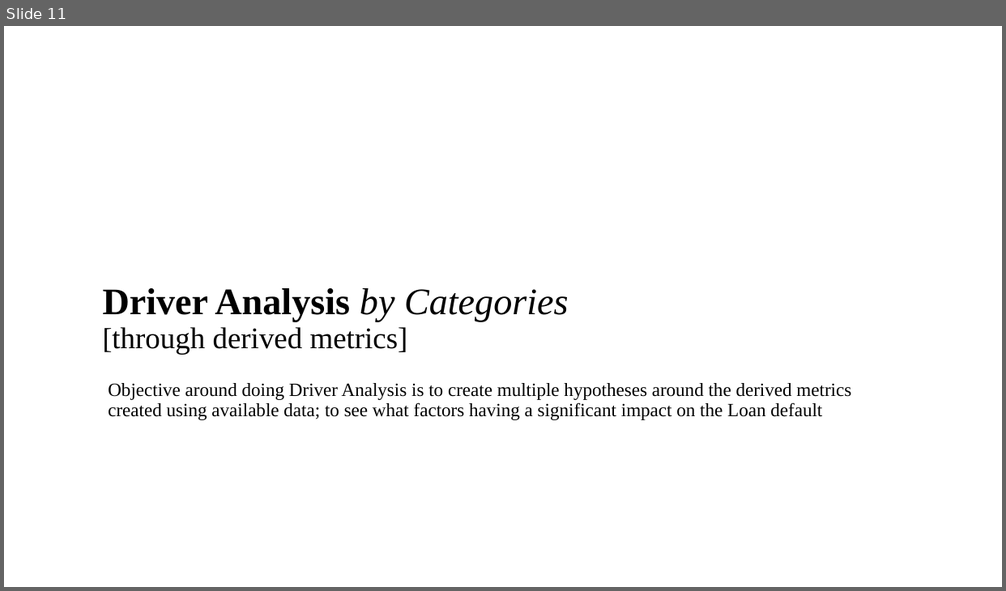
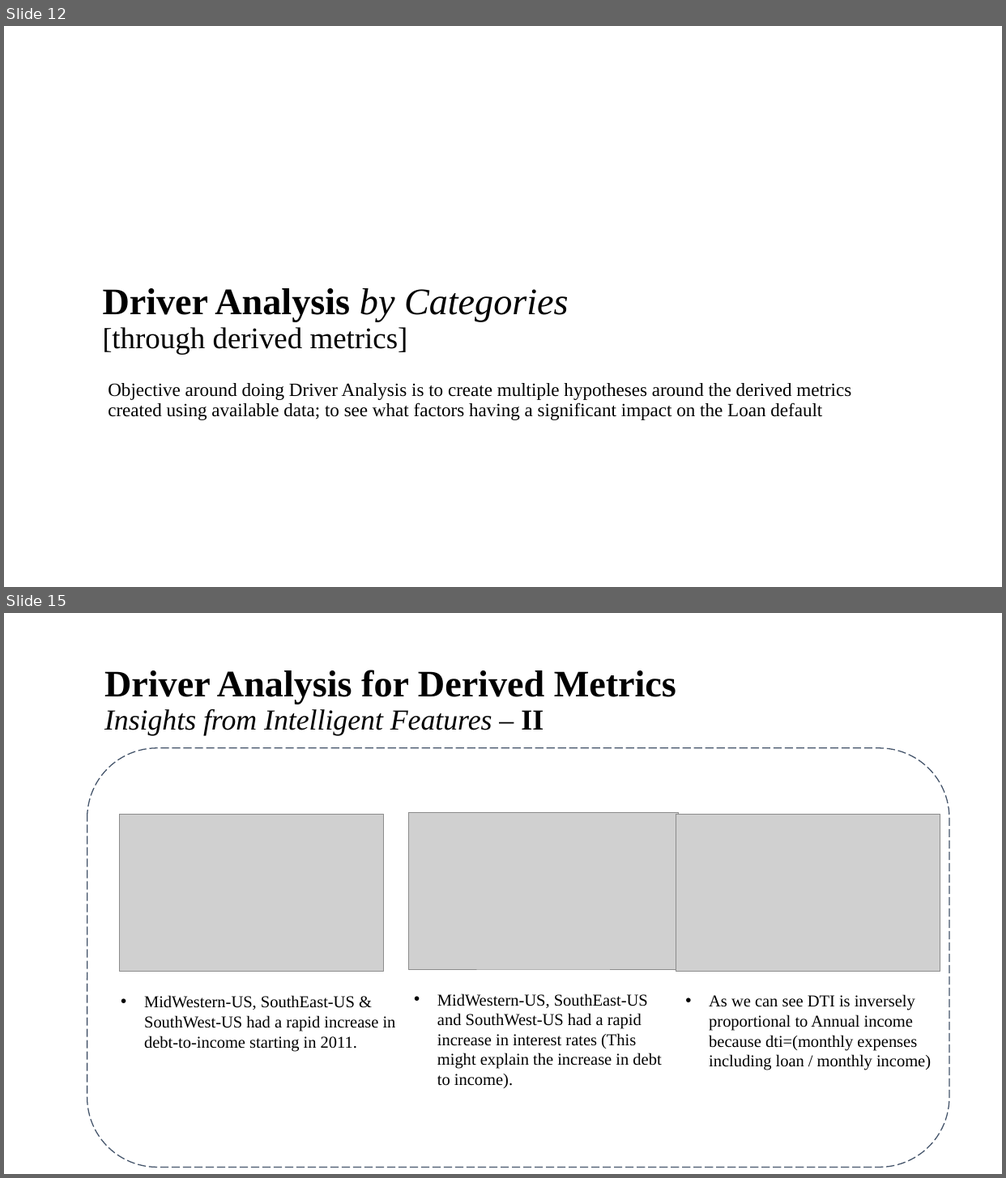
Before and after one commit to brijesh1100/P2-Gramener-Case-Study, a slide deck: Gramener_Case_Study_Presentation_SS.pptx. Shown one above the other, each under a label of ours: slide 11 before the commit, slides 12 and 15 after it; the slides between them are not shown. The pictures are 1006x591 and 1006x1178 pixels, drawn with LibreOffice and Linux fonts; fonts in the diff are those of the drawing; grey boxes stand for pictures; background and template pictures are left out. Boxes give left, top, right and bottom in pixels: in the first picture for what was removed or moved away, otherwise in the second. Text is boxed around its words. In the diff, an @@ line names an element or a change of style, - is before the commit and + after.

```diff
--- a/Gramener_Case_Study_Presentation_SS.pptx
+++ b/Gramener_Case_Study_Presentation_SS.pptx
@@ slide 15 added at (4,613,1002,1174), background #FFFFFF @@
@@ title added at (104,670,676,736), 27.9 pt, text #000000, bold @@
+Driver Analysis for Derived Metrics
+Insights from Intelligent Features – II
@@ rounded rectangle added at (87,748,949,1168), outline #44546A 1 pt dashed @@
@@ picture added at (119,815,384,972) @@
@@ picture added at (408,812,678,969) @@
@@ picture added at (676,815,940,972) @@
@@ text added at (144,995,396,1052), 16 pt, text #000000 @@
+• MidWestern-US, SouthEast-US & SouthWest-US had a rapid increase in debt-to-income starting in 2011.
@@ text added at (437,994,661,1088), 16 pt, text #000000 @@
+• MidWestern-US, SouthEast-US and SouthWest-US had a rapid increase in interest rates (This might explain the increase in debt to income).
@@ text added at (709,995,931,1071), 16 pt, text #000000 @@
+• As we can see DTI is inversely proportional to Annual income because dti=(monthly expenses including loan / monthly income)
@@ what was slide 11 is now slide 12 @@
```
Also in this commit, not shown: 6 slides changed, 4 other slides added.
